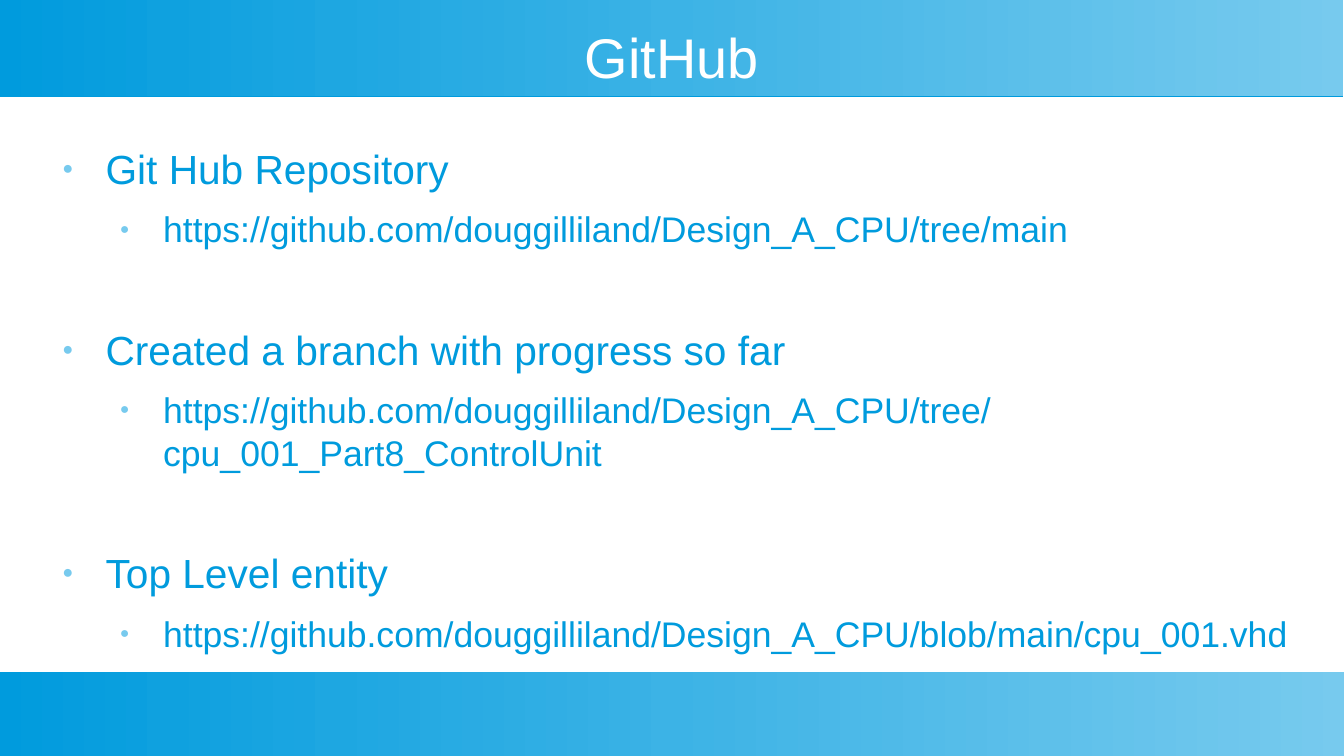
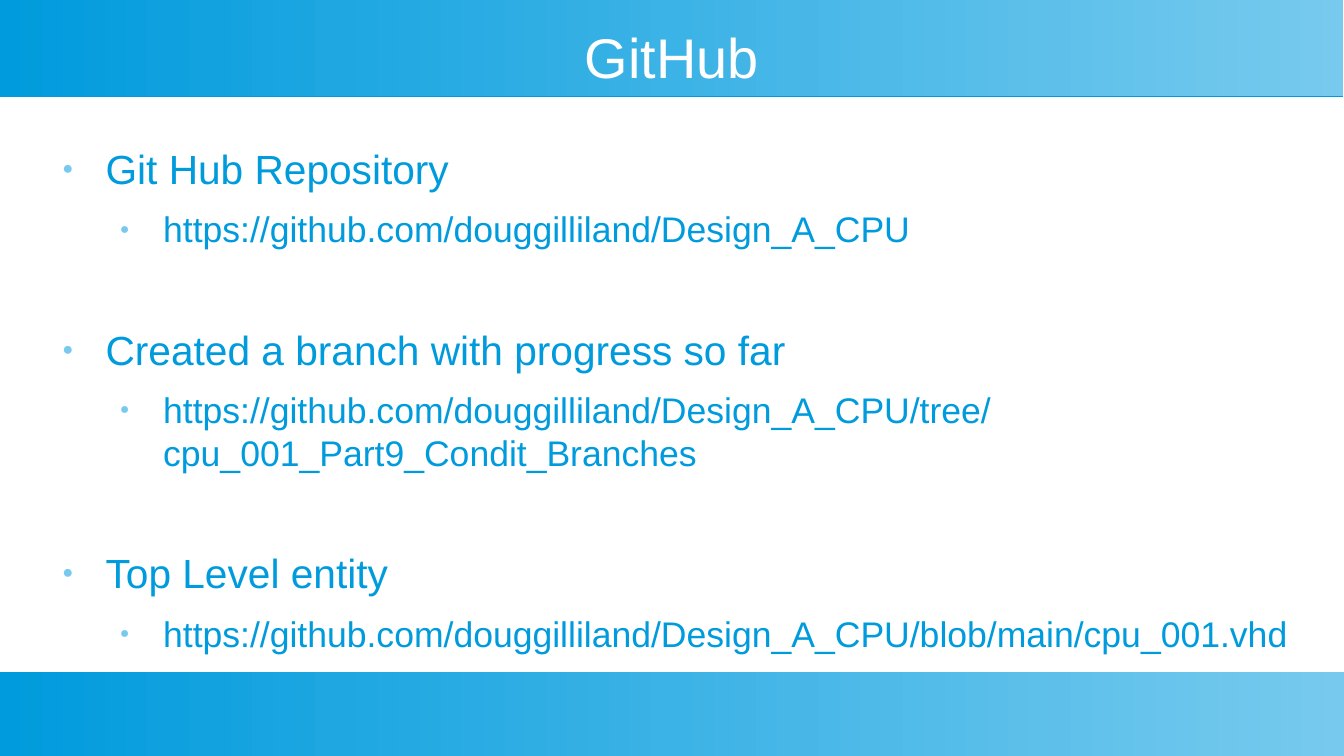
Before and after one commit to douggilliland/Design_A_CPU, a slide deck: slide 18 of Docs/DIY-FPGA-Computer-09_ALU_Branch_Design.odp. Drawn at 1344x756 pixels with LibreOffice and Linux fonts; fonts in the diff are those of the drawing. Boxes give left, top, right and bottom in pixels: in the first picture for what was removed or moved away, otherwise in the second. Text is boxed around its words. In the diff, an @@ line names an element or a change of style, - is before the commit and + after.

```diff
--- a/Docs/DIY-FPGA-Computer-09_ALU_Branch_Design.odp
+++ b/Docs/DIY-FPGA-Computer-09_ALU_Branch_Design.odp
@@ text at (x1=163, y1=216, x2=910, y2=250): text changed @@
-  ● https://github.com/douggilliland/Design_A_CPU/tree/main
+  ● https://github.com/douggilliland/Design_A_CPU
@@ text at (x1=163, y1=397, x2=991, y2=473): text changed @@
-  ● https://github.com/douggilliland/Design_A_CPU/tree/cpu_001_Part8_ControlUnit
+  ● https://github.com/douggilliland/Design_A_CPU/tree/cpu_001_Part9_Condit_Branches
```
